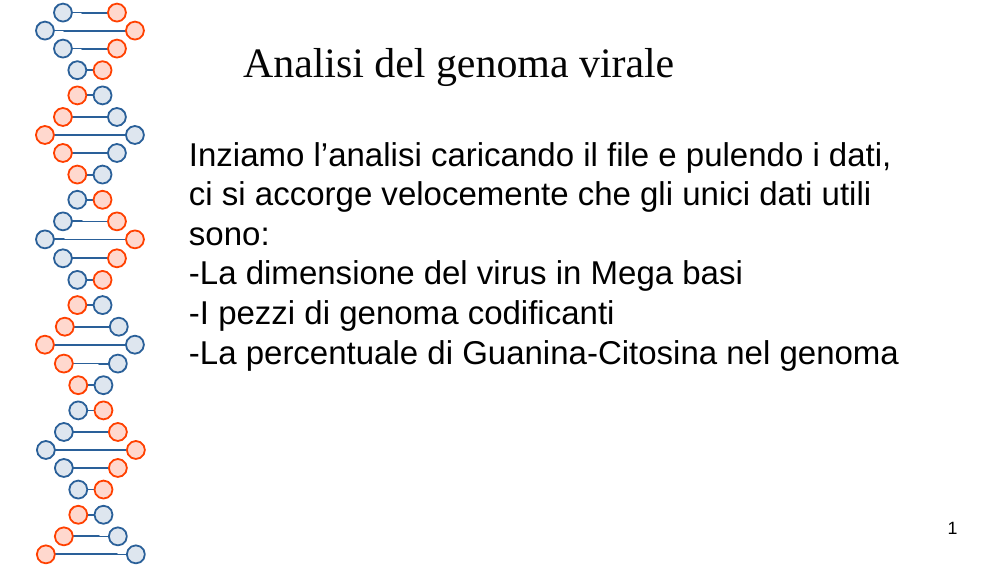
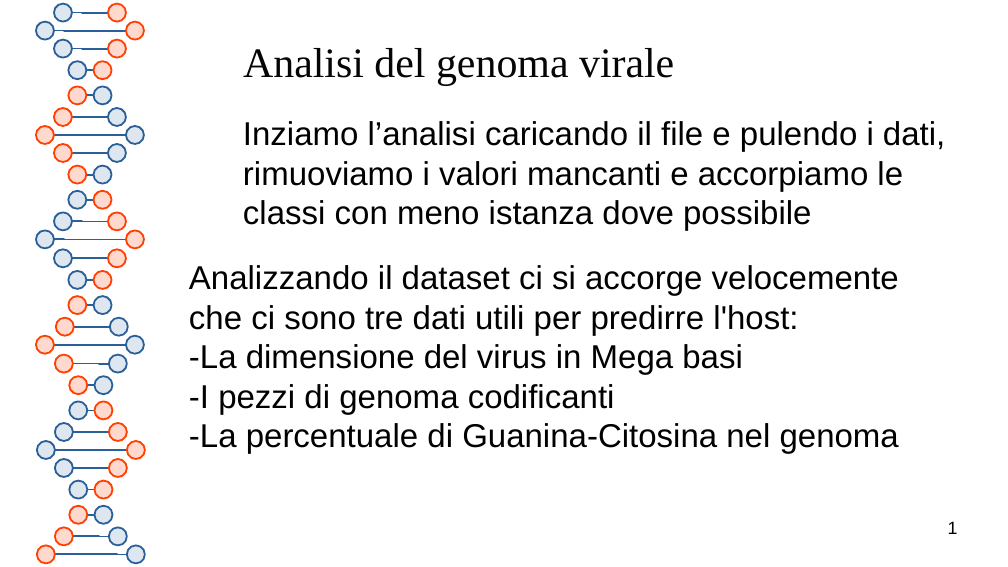
Before and after one commit to MT886505/IA-2022-2023, a slide deck: slide 1 of MT886505.odp. Drawn at 1008x567 pixels with LibreOffice and Linux fonts; fonts in the diff are those of the drawing. Boxes give left, top, right and bottom in pixels: in the first picture for what was removed or moved away, otherwise in the second. Text is boxed around its words. In the diff, an @@ line names an element or a change of style, - is before the commit and + after.

```diff
--- a/MT886505.odp
+++ b/MT886505.odp
@@ text added at [243,121,945,231], 26 pt, text #000000 @@
+Inziamo l’analisi caricando il file e pulendo i dati, rimuoviamo i valori mancanti e accorpiamo le classi con meno istanza dove possibile
@@ text "Analizzando il dataset ci si ...": place and size @@
-text "Analizzando il dataset ci si ..." at [189,142,899,370]
+text "Analizzando il dataset ci si ..." at [189,265,899,454]
@@ text at [189,265,899,335]: text changed @@
-Inziamo l’analisi caricando il file e pulendo i dati,
-ci si accorge velocemente che gli unici dati utili sono:
+Analizzando il dataset ci si accorge velocemente che ci sono tre dati utili per predirre l'host:
```
Also in this commit, not shown: 7 other slides changed, 3 slides added, 1 other file.
